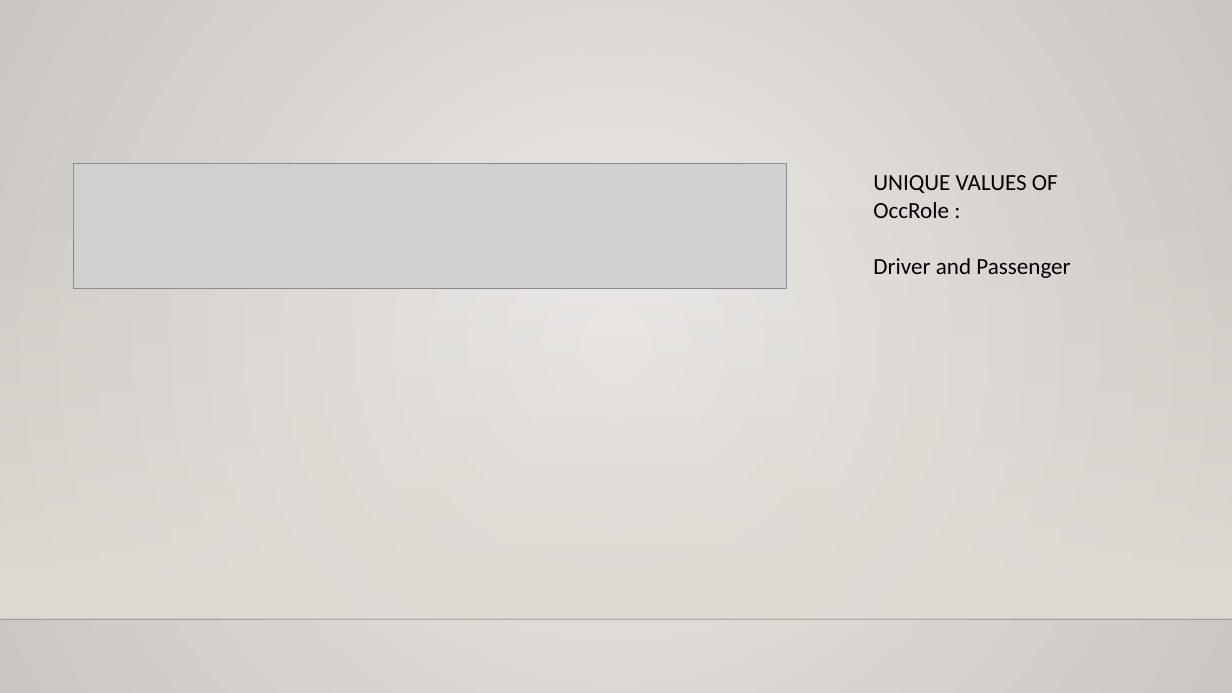
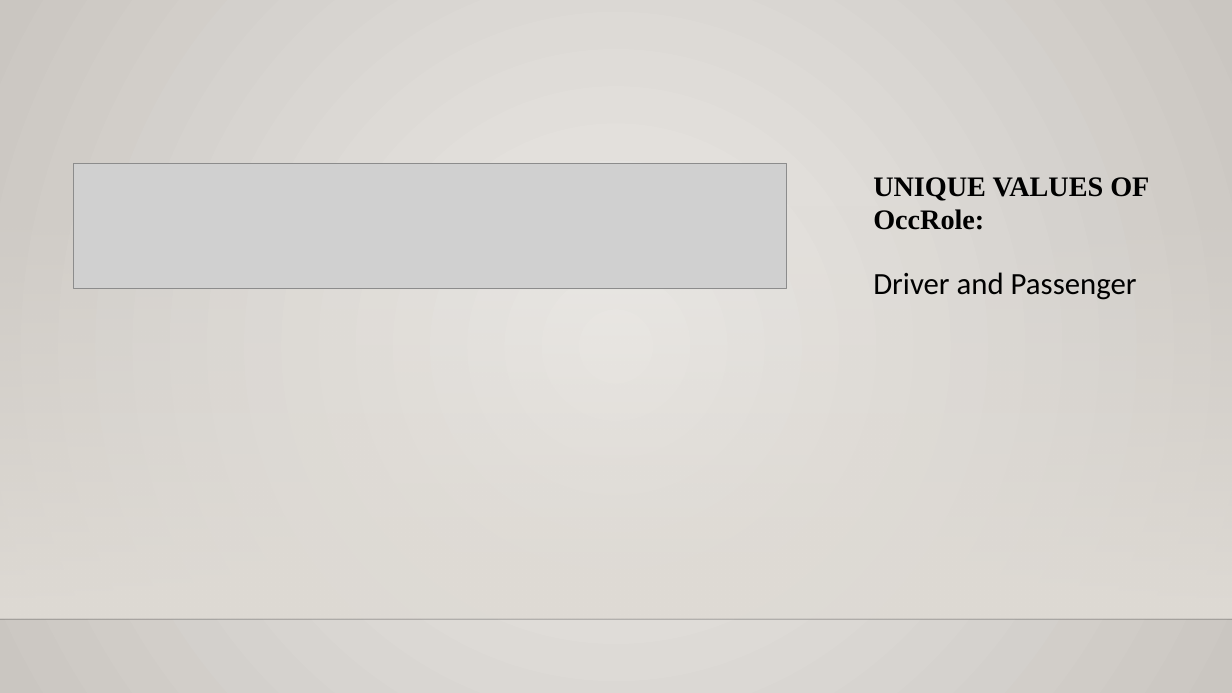
Before and after one commit to rajgabani/DAB-103-006-001, a slide deck: slide 22 of Project.pptx (slide 16 before the commit). Drawn at 1232x693 pixels with LibreOffice and Linux fonts; fonts in the diff are those of the drawing; grey boxes stand for pictures; background and template pictures are left out. Boxes give left, top, right and bottom in pixels: in the first picture for what was removed or moved away, otherwise in the second. Text is boxed around its words. In the diff, an @@ line names an element or a change of style, - is before the commit and + after.

```diff
--- a/Project.pptx
+++ b/Project.pptx
@@ text at (873,177,1149,230): text changed; size 18 to 22 pt; font Calibri to Times New Roman; bold on @@
-UNIQUE VALUES OF OccRole :
+UNIQUE VALUES OF OccRole:
@@ text at (873,272,1137,300): size 18 to 24 pt in "Driver and Passenger" @@
```
Also in this commit, not shown: 20 other slides changed, 29 slides added, 3 slides removed, 1 other file.
